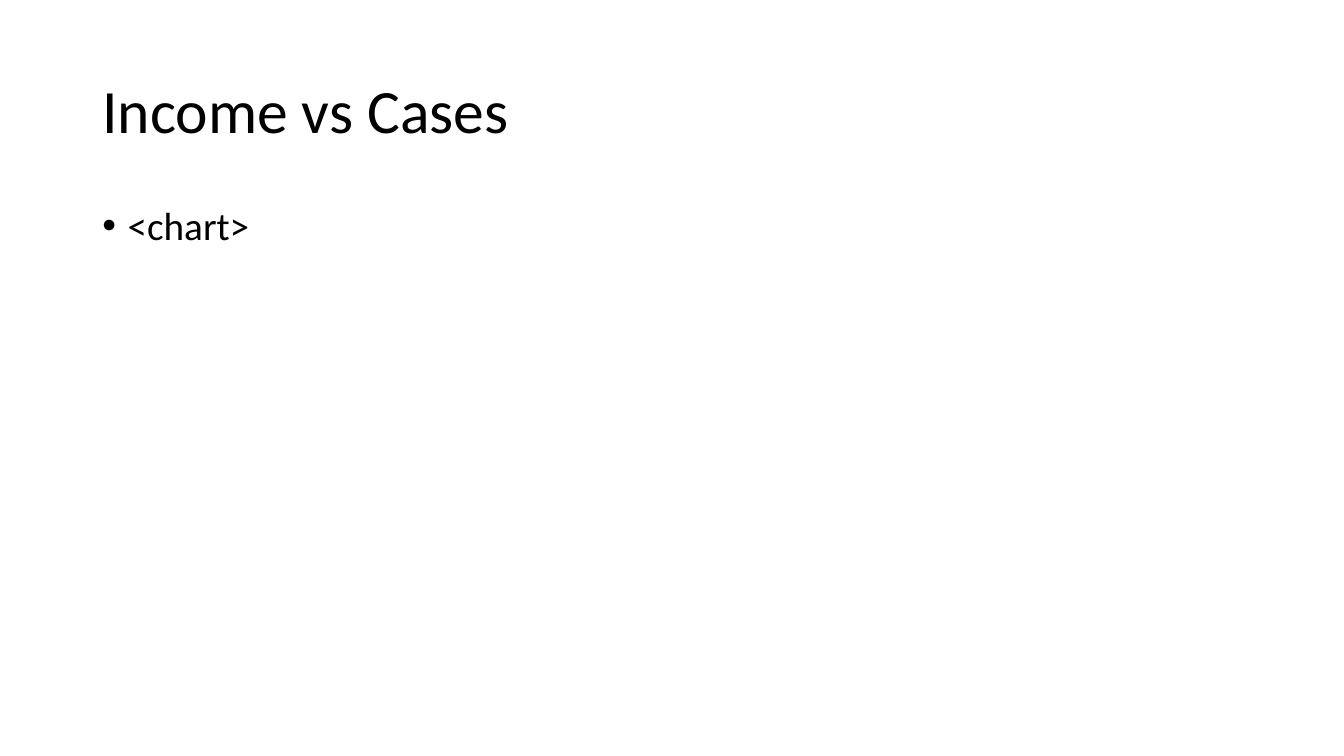
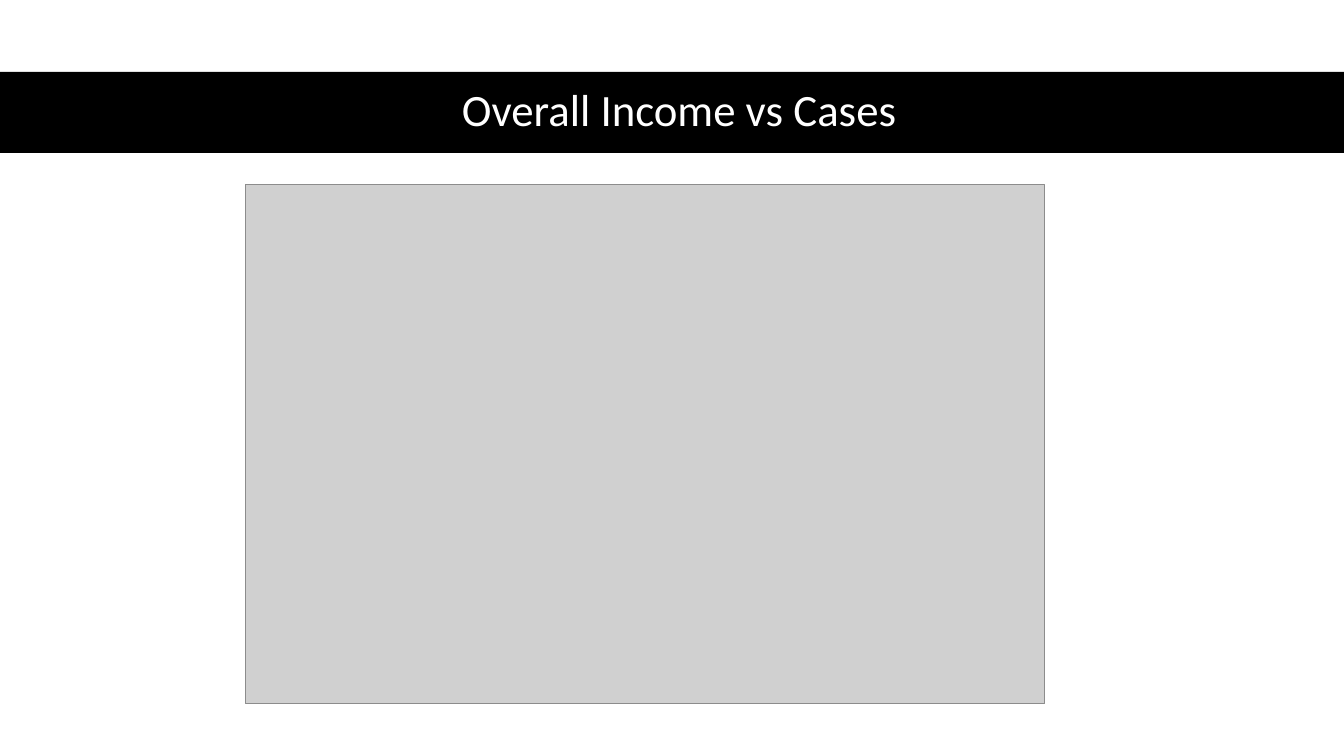
Before and after one commit to SamClements94/Project-1, a slide deck: slide 9 of Effects of Income Level on Disease Rates.pptx (slide 7 before the commit). Drawn at 1344x756 pixels with LibreOffice and Linux fonts; fonts in the diff are those of the drawing; grey boxes stand for pictures. Boxes give left, top, right and bottom in pixels: in the first picture for what was removed or moved away, otherwise in the second. Text is boxed around its words. In the diff, an @@ line names an element or a change of style, - is before the commit and + after.

```diff
--- a/Effects of Income Level on Disease Rates.pptx
+++ b/Effects of Income Level on Disease Rates.pptx
@@ rectangle added at (x1=0, y1=72, x2=1344, y2=153), fill #000000 @@
@@ title at (x1=462, y1=95, x2=896, y2=127): text changed; size 44 to 32 pt; text colour #000000 to #FFFFFF @@
-Income vs Cases
+Overall Income vs Cases
@@ picture added at (x1=245, y1=185, x2=1045, y2=704) @@
@@ text removed at (x1=128, y1=212, x2=250, y2=241) @@
-• <chart>
```
Also in this commit, not shown: 6 other slides changed, 6 slides added, 2 slides removed, 1 other file.
